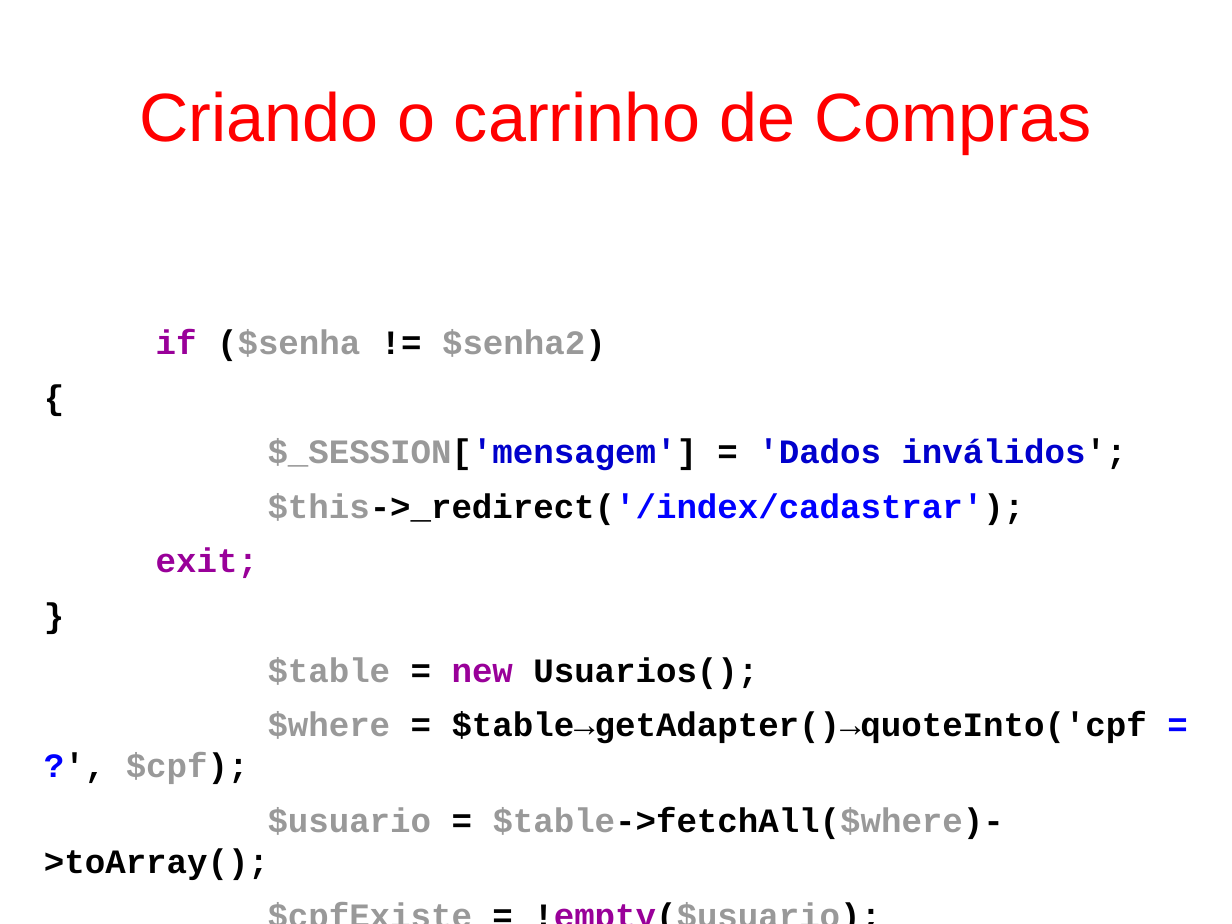
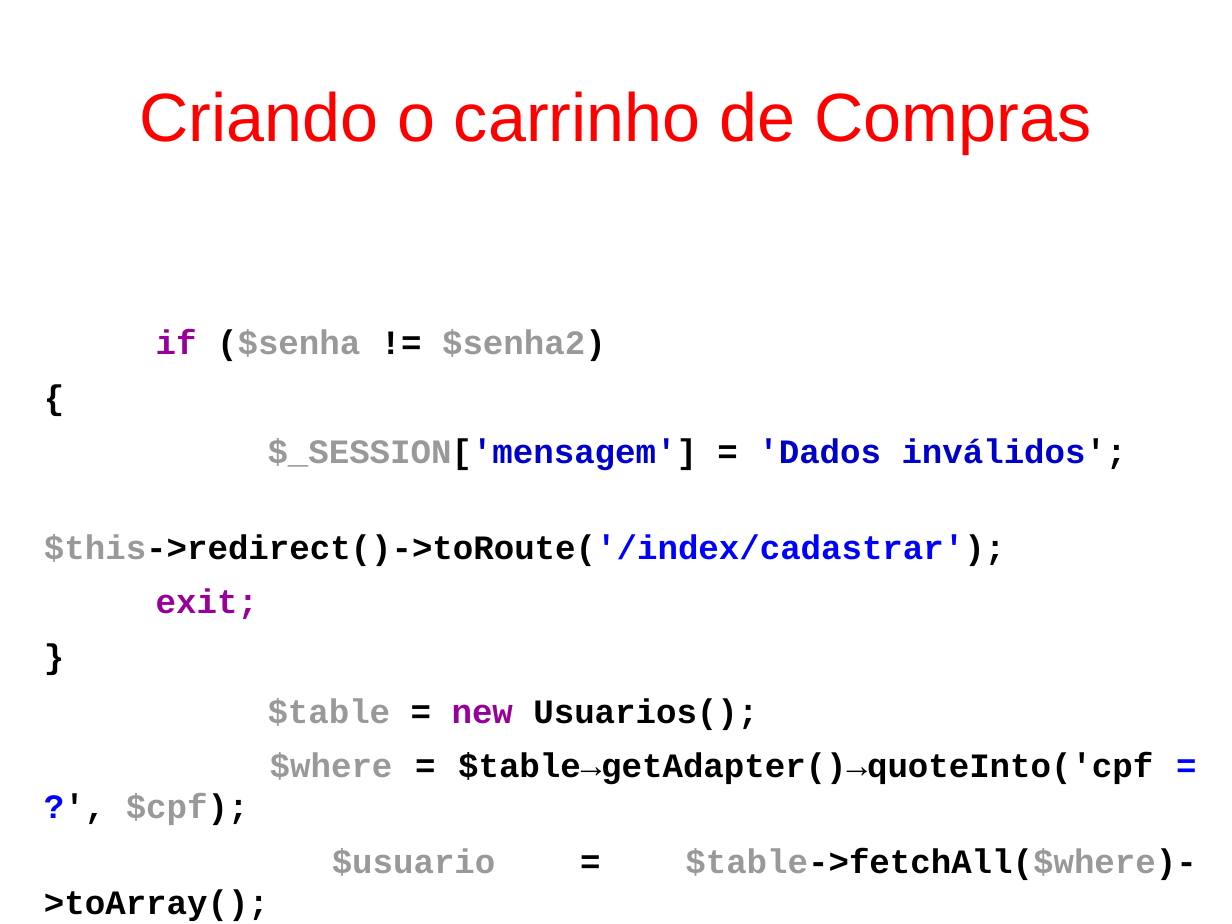
Before and after one commit to fgsl/lojasacme, a slide deck: slide 114 of docs/tutorial.odp. Drawn at 1232x924 pixels with LibreOffice and Linux fonts; fonts in the diff are those of the drawing. Boxes give left, top, right and bottom in pixels: in the first picture for what was removed or moved away, otherwise in the second. Text is boxed around its words. In the diff, an @@ line names an element or a change of style, - is before the commit and + after.

```diff
--- a/docs/tutorial.odp
+++ b/docs/tutorial.odp
@@ text at <box>126,329,1196,880</box>: alignment left to justified @@
@@ text at <box>44,534,1005,566</box>: text changed; text colour #0000FF to #000000 @@
-$this->_redirect('/index/cadastrar');
+$this->redirect()->toRoute('/index/cadastrar');
```
Also in this commit, not shown: 113 other slides changed, 2 other files.
